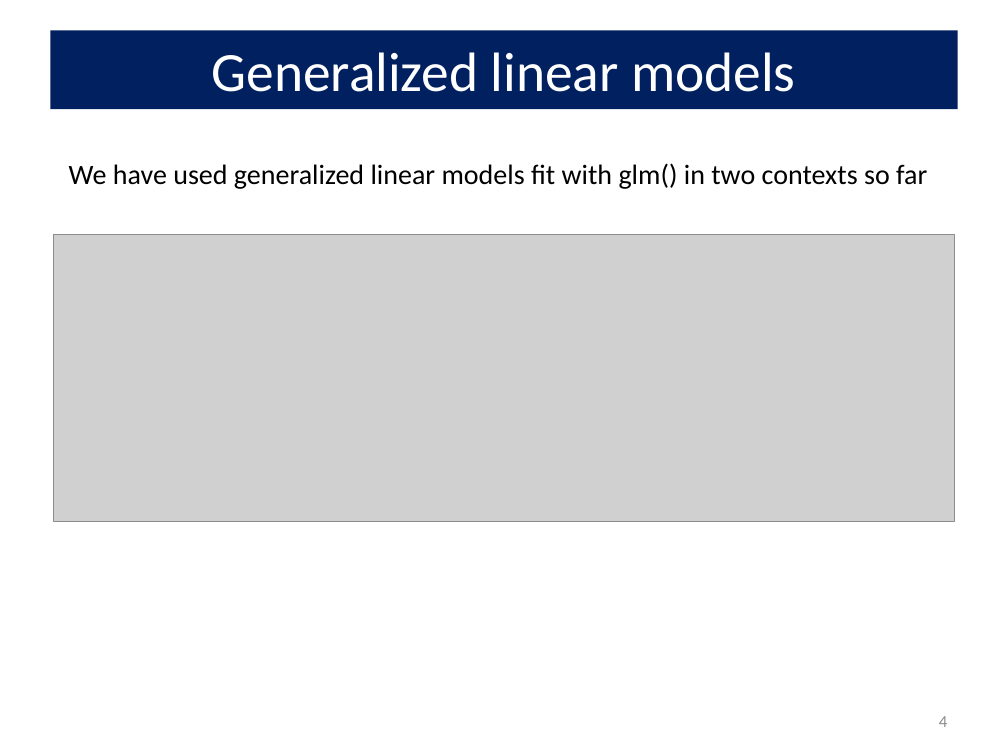
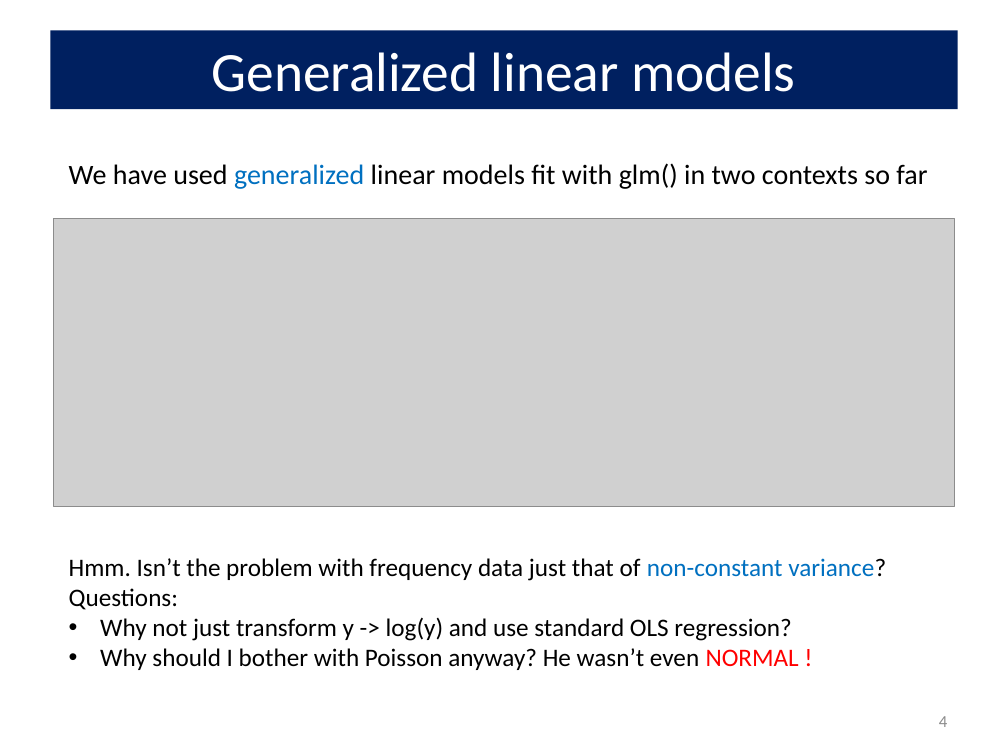
Before and after one commit to friendly/psy6136, a slide deck: slide 4 of docs/lectures/09-CountData.pptx. Drawn at 1008x756 pixels with LibreOffice and Linux fonts; fonts in the diff are those of the drawing; grey boxes stand for pictures. Boxes give left, top, right and bottom in pixels: in the first picture for what was removed or moved away, otherwise in the second. Text is boxed around its words. In the diff, an @@ line names an element or a change of style, - is before the commit and + after.

```diff
--- a/docs/lectures/09-CountData.pptx
+++ b/docs/lectures/09-CountData.pptx
@@ text "We have used generalized linear ..." at [69,163,927,189]: text colour #000000 to #0070C0 in "generalized" @@
@@ picture: place and size @@
-picture at [53,234,955,521]
+picture at [53,219,955,506]
@@ text added at [69,558,886,670], 18 pt, text #000000 @@
+Hmm. Isn’t the problem with frequency data just that of non-constant variance?
+Questions:
+• Why not just transform y -> log(y) and use standard OLS regression?
+• Why should I bother with Poisson anyway? He wasn’t even NORMAL !
```
Also in this commit, not shown: 21 other slides changed, 3 slides added, 1 slide removed, 11 other files.
